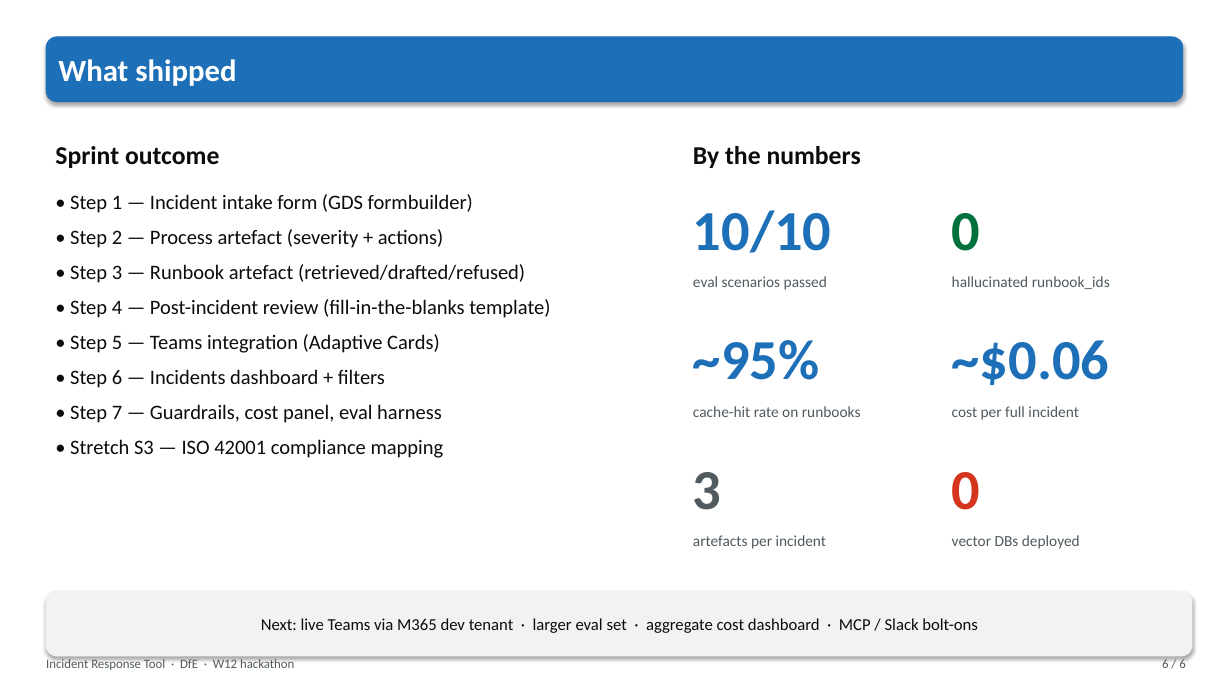
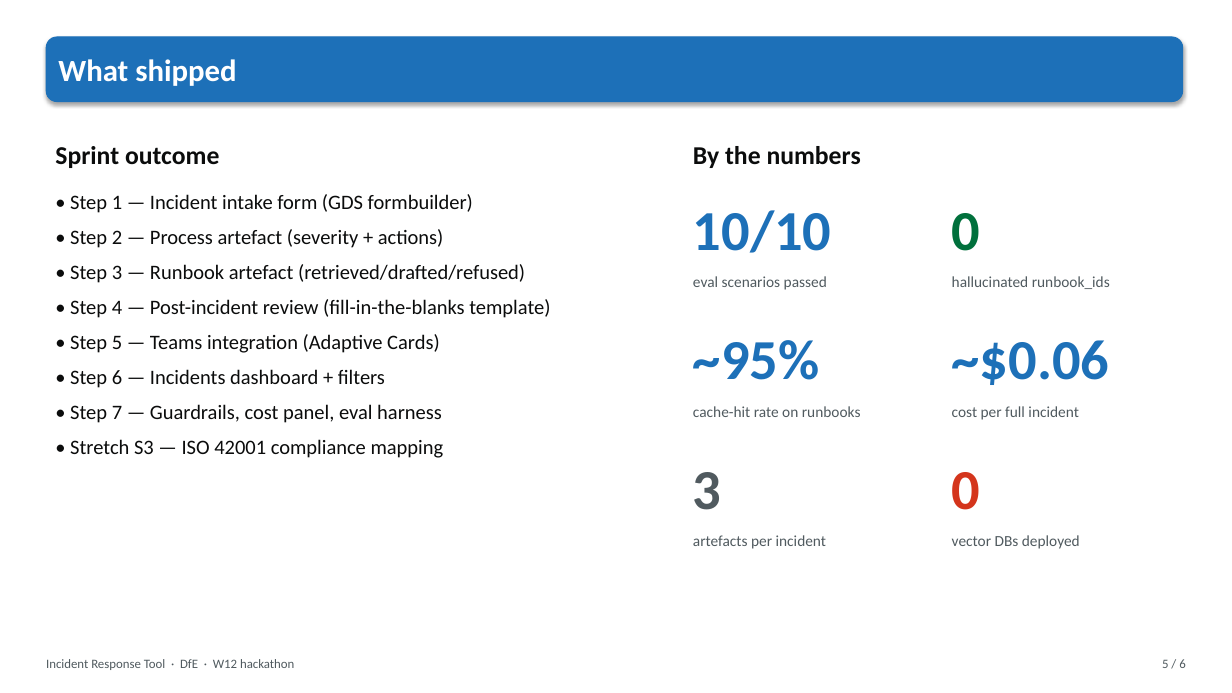
Before and after one commit to DFE-Digital/incident-response-tool, a slide deck: slide 5 of docs/incident-response-tool.pptx (slide 6 before the commit). Drawn at 1232x693 pixels with LibreOffice and Linux fonts; fonts in the diff are those of the drawing. Boxes give left, top, right and bottom in pixels: in the first picture for what was removed or moved away, otherwise in the second. Text is boxed around its words. In the diff, an @@ line names an element or a change of style, - is before the commit and + after.

```diff
--- a/docs/incident-response-tool.pptx
+++ b/docs/incident-response-tool.pptx
@@ rounded rectangle removed at bbox=[46, 592, 1192, 656] @@
-Next: live Teams via M365 dev tenant · larger eval set · aggregate cost dashboard · MCP / Slack bolt-ons
@@ text at bbox=[1162, 659, 1185, 668]: text changed @@
-6 / 6
+5 / 6
```
Also in this commit, not shown: 1 other slide changed, 1 slide added, 1 slide removed, 1 other file.
